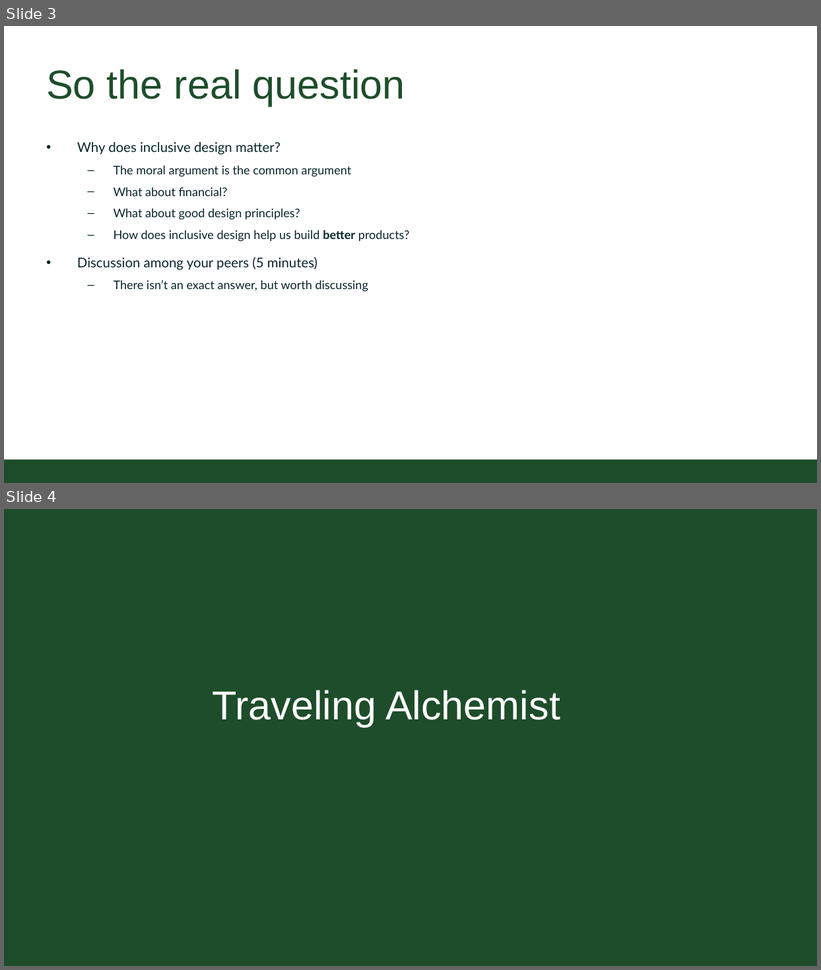
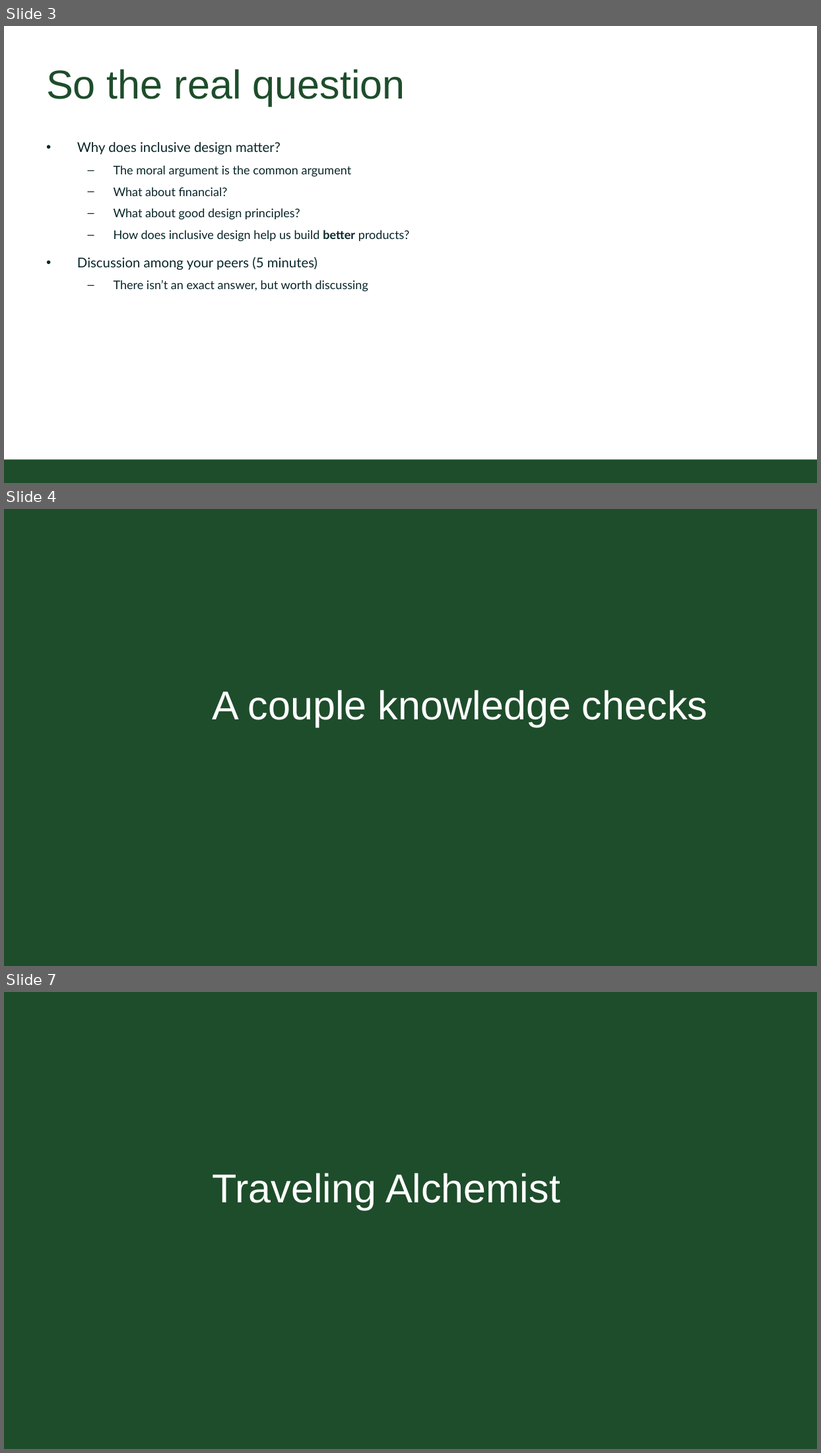
Before and after one commit to CSU-CS150/handouts, a slide deck: helpsessions/week7/week7_ID_alchemist.pptx. Shown one above the other, each under a label of ours: slides 3 and 4 before the commit, slides 3, 4 and 7 after it; the slides between them are not shown. The pictures are 821x970 and 821x1453 pixels, drawn with LibreOffice and Linux fonts; fonts in the diff are those of the drawing; background and template pictures are left out. Boxes give left, top, right and bottom in pixels: in the first picture for what was removed or moved away, otherwise in the second. Text is boxed around its words. In the diff, an @@ line names an element or a change of style, - is before the commit and + after.

```diff
--- a/helpsessions/week7/week7_ID_alchemist.pptx
+++ b/helpsessions/week7/week7_ID_alchemist.pptx
@@ slide 4 added at [4,509,817,966], background #1E4D2B @@
@@ title added at [212,690,708,727], 54 pt, text #FFFFFF @@
+A couple knowledge checks
@@ what was slide 4 is now slide 7 @@
```
Also in this commit, not shown: 2 other slides added.
